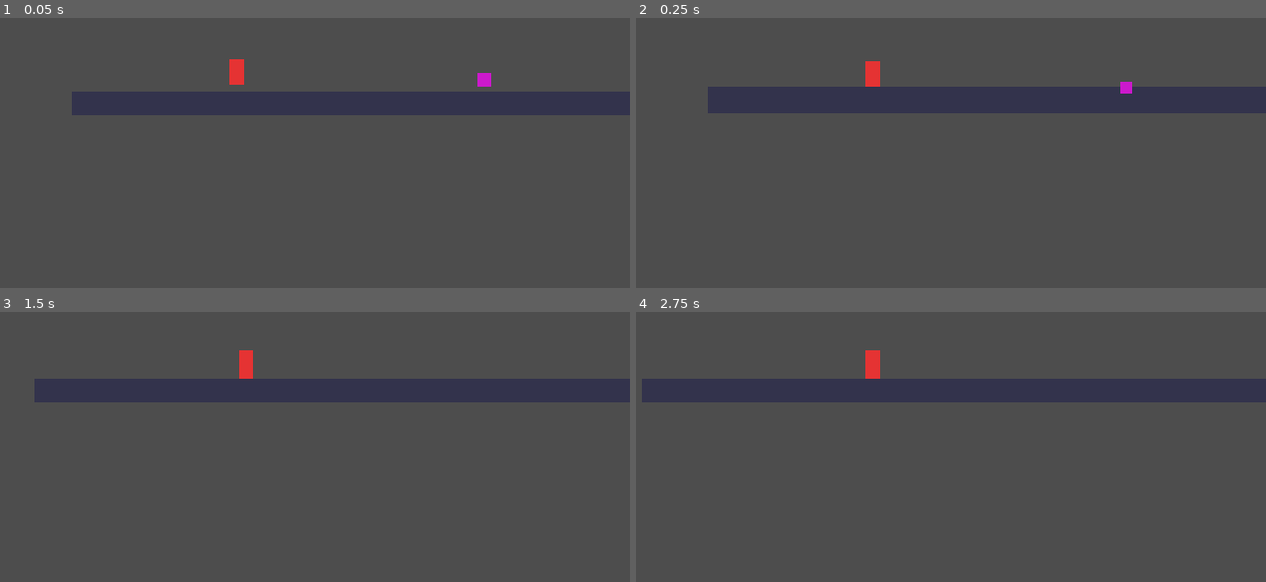
Above: before the commit, frames 1-4 (two rows, left to right).
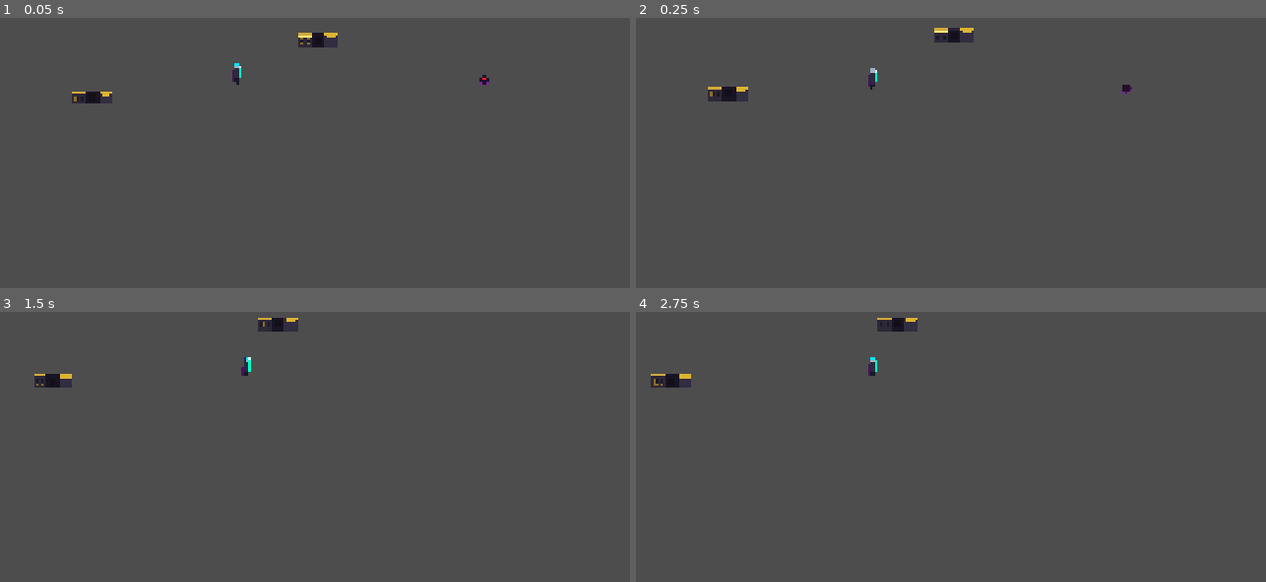
Above: after the commit, the same moments.

Repository: surtr85/WorldOfAzathoth
Game: Godot game, scene res://scenes/main.tscn
The game is run twice, just before and just after one commit, with the same random seed, the same clock (stepped at 60 frames per second) and the same inputs.
Inputs (mouse positions are in pixels of both pictures, inside the frame that each line leads up to):
- Up to frame 1 (0.05 s): no input
- Up to frame 2 (0.25 s): no input
- Up to frame 3 (1.5 s): move the mouse to (409, 341) at 0.52 s; hold Right (move_right) from 0.53 s (still down); click (409, 341) at 0.6 s; tap Up (jump) at 0.77, 1.07 s; tap Shift (dash) at 0.8, 1.35 s; move the mouse to (75, 384) at 1.27 s
- Up to frame 4 (2.75 s): tap Up (jump) at 1.52, 1.55, 1.82, 2.1 s; move the mouse to (outside the picture) at 2.02 s; release Right (move_right) at 2.03 s; hold Left (move_left) from 2.03 s (still down); click (outside the picture) at 2.3 s

The runs differ from the first frame. In frame 1, 8.3% of the frame differs, in the area x 11-100%, y 5-36%; in frame 2, 9.2%; in frame 3, 8.8%; in frame 4, 9.2%, in the area x 0-100%, y 2-34%.

Commit message:
Add Pixel Art SpriteSheets (Player, Enemy, Tileset) and link to animated scenes

Diff:
--- a/scenes/levels/pride_palace/pride_palace.tscn
+++ b/scenes/levels/pride_palace/pride_palace.tscn
@@ -1,30 +1,49 @@
-[gd_scene load_steps=8 format=3 uid="uid://pride_palace_entrance_001"]
+[gd_scene load_steps=12 format=3 uid="uid://pride_palace_entrance_001"]
 
 [ext_resource type="Script" path="res://scripts/systems/door.gd" id="1_door"]
 [ext_resource type="Script" path="res://scripts/systems/dialogue_trigger.gd" id="2_dialogue"]
 [ext_resource type="Script" path="res://scripts/enemies/dreamling.gd" id="3_enemy"]
+[ext_resource type="Texture2D" path="res://assets/sprites/enemies/dreamling_sheet.png" id="4_dreamling_tex"]
+[ext_resource type="Texture2D" path="res://assets/sprites/tilesets/pride_palace_tileset.png" id="5_tileset_tex"]
 
 [sub_resource type="RectangleShape2D" id="1"]
 size = Vector2(2400, 60)
 
 [sub_resource type="RectangleShape2D" id="2"]
-size = Vector2(40, 100)
+size = Vector2(100, 100)
 
-[sub_resource type="Gradient" id="Gradient_ground"]
-colors = PackedColorArray(0.2, 0.2, 0.3, 1, 0.2, 0.2, 0.3, 1)
+[sub_resource type="AtlasTexture" id="AtlasTexture_enemy0"]
+atlas = ExtResource("4_dreamling_tex")
+region = Rect2(0, 0, 32, 32)
 
-[sub_resource type="GradientTexture2D" id="GradientTexture2D_ground"]
-gradient = SubResource("Gradient_ground")
-width = 2400
-height = 60
+[sub_resource type="AtlasTexture" id="AtlasTexture_enemy1"]
+atlas = ExtResource("4_dreamling_tex")
+region = Rect2(32, 0, 32, 32)
 
-[sub_resource type="Gradient" id="Gradient_enemy"]
-colors = PackedColorArray(0.8, 0.1, 0.8, 1, 0.8, 0.1, 0.8, 1)
-
-[sub_resource type="GradientTexture2D" id="GradientTexture2D_enemy"]
-gradient = SubResource("Gradient_enemy")
-width = 32
-height = 32
+[sub_resource type="SpriteFrames" id="SpriteFrames_dreamling"]
+animations = [{
+"frames": [{
+"duration": 1.0,
+"texture": SubResource("AtlasTexture_enemy0")
+}, {
+"duration": 1.0,
+"texture": SubResource("AtlasTexture_enemy1")
+}],
+"loop": true,
+"name": &"idle",
+"speed": 4.0
+}, {
+"frames": [{
+"duration": 1.0,
+"texture": SubResource("AtlasTexture_enemy0")
+}, {
+"duration": 1.0,
+"texture": SubResource("AtlasTexture_enemy1")
+}],
+"loop": true,
+"name": &"run",
+"speed": 6.0
+}]
 
 [node name="PridePalaceEntrance" type="Node2D"]
 
@@ -34,13 +53,21 @@
 position = Vector2(1000, 600)
 
 [node name="Sprite2D" type="Sprite2D" parent="Environment/Ground"]
-texture = SubResource("GradientTexture2D_ground")
+texture = ExtResource("5_tileset_tex")
+region_enabled = true
+region_rect = Rect2(0, 0, 2400, 60)
+region_filter_clip_enabled = true
 
 [node name="CollisionShape2D" type="CollisionShape2D" parent="Environment/Ground"]
 shape = SubResource("1")
 
 [node name="Platform1" type="StaticBody2D" parent="Environment"]
 position = Vector2(400, 480)
+
+[node name="Sprite2D" type="Sprite2D" parent="Environment/Platform1"]
+texture = ExtResource("5_tileset_tex")
+region_enabled = true
+region_rect = Rect2(0, 0, 100, 100)
 
 [node name="CollisionShape2D" type="CollisionShape2D" parent="Environment/Platform1"]
 shape = SubResource("2")
@@ -67,5 +94,7 @@
 position = Vector2(800, 540)
 script = ExtResource("3_enemy")
 
-[node name="Sprite2D" type="Sprite2D" parent="Enemies/Dreamling1"]
-texture = SubResource("GradientTexture2D_enemy")
+[node name="AnimatedSprite2D" type="AnimatedSprite2D" parent="Enemies/Dreamling1"]
+sprite_frames = SubResource("SpriteFrames_dreamling")
+animation = &"idle"
+autoplay = "idle"
--- a/scenes/main.tscn
+++ b/scenes/main.tscn
@@ -1,18 +1,130 @@
-[gd_scene load_steps=6 format=3 uid="uid://main_game_scene_000"]
+[gd_scene load_steps=18 format=3 uid="uid://main_game_scene_000"]
 
 [ext_resource type="Script" path="res://scripts/player/player_controller.gd" id="1_player"]
 [ext_resource type="PackedScene" path="res://scenes/levels/pride_palace/pride_palace.tscn" id="2_level"]
+[ext_resource type="Texture2D" path="res://assets/sprites/player/player_sheet.png" id="3_player_tex"]
 
 [sub_resource type="RectangleShape2D" id="1"]
-size = Vector2(32, 64)
+size = Vector2(24, 48)
 
-[sub_resource type="Gradient" id="Gradient_player"]
-colors = PackedColorArray(0.9, 0.2, 0.2, 1, 0.9, 0.2, 0.2, 1)
+[sub_resource type="AtlasTexture" id="AtlasTexture_idle0"]
+atlas = ExtResource("3_player_tex")
+region = Rect2(0, 0, 32, 64)
 
-[sub_resource type="GradientTexture2D" id="GradientTexture2D_player"]
-gradient = SubResource("Gradient_player")
-width = 32
-height = 64
+[sub_resource type="AtlasTexture" id="AtlasTexture_idle1"]
+atlas = ExtResource("3_player_tex")
+region = Rect2(32, 0, 32, 64)
+
+[sub_resource type="AtlasTexture" id="AtlasTexture_run0"]
+atlas = ExtResource("3_player_tex")
+region = Rect2(0, 0, 32, 64)
+
+[sub_resource type="AtlasTexture" id="AtlasTexture_run1"]
+atlas = ExtResource("3_player_tex")
+region = Rect2(32, 0, 32, 64)
+
+[sub_resource type="AtlasTexture" id="AtlasTexture_run2"]
+atlas = ExtResource("3_player_tex")
+region = Rect2(64, 0, 32, 64)
+
+[sub_resource type="AtlasTexture" id="AtlasTexture_run3"]
+atlas = ExtResource("3_player_tex")
+region = Rect2(96, 0, 32, 64)
+
+[sub_resource type="AtlasTexture" id="AtlasTexture_jump"]
+atlas = ExtResource("3_player_tex")
+region = Rect2(64, 0, 32, 64)
+
+[sub_resource type="AtlasTexture" id="AtlasTexture_fall"]
+atlas = ExtResource("3_player_tex")
+region = Rect2(96, 0, 32, 64)
+
+[sub_resource type="AtlasTexture" id="AtlasTexture_dash"]
+atlas = ExtResource("3_player_tex")
+region = Rect2(64, 0, 32, 64)
+
+[sub_resource type="AtlasTexture" id="AtlasTexture_attack"]
+atlas = ExtResource("3_player_tex")
+region = Rect2(96, 0, 32, 64)
+
+[sub_resource type="SpriteFrames" id="SpriteFrames_player"]
+animations = [{
+"frames": [{
+"duration": 1.0,
+"texture": SubResource("AtlasTexture_idle0")
+}, {
+"duration": 1.0,
+"texture": SubResource("AtlasTexture_idle1")
+}],
+"loop": true,
+"name": &"idle",
+"speed": 3.0
+}, {
+"frames": [{
+"duration": 1.0,
+"texture": SubResource("AtlasTexture_run0")
+}, {
+"duration": 1.0,
+"texture": SubResource("AtlasTexture_run1")
+}, {
+"duration": 1.0,
+"texture": SubResource("AtlasTexture_run2")
+}, {
+"duration": 1.0,
+"texture": SubResource("AtlasTexture_run3")
+}],
+"loop": true,
+"name": &"run",
+"speed": 8.0
+}, {
+"frames": [{
+"duration": 1.0,
+"texture": SubResource("AtlasTexture_jump")
+}],
+"loop": true,
+"name": &"jump",
+"speed": 5.0
+}, {
+"frames": [{
+"duration": 1.0,
+"texture": SubResource("AtlasTexture_fall")
+}],
+"loop": true,
+"name": &"fall",
+"speed": 5.0
+}, {
+"frames": [{
+"duration": 1.0,
+"texture": SubResource("AtlasTexture_dash")
+}],
+"loop": true,
+"name": &"dash",
+"speed": 5.0
+}, {
+"frames": [{
+"duration": 1.0,
+"texture": SubResource("AtlasTexture_attack")
+}],
+"loop": false,
+"name": &"attack_0",
+"speed": 10.0
+}, {
+"frames": [{
+"duration": 1.0,
+"texture": SubResource("AtlasTexture_attack")
+}],
+"loop": false,
+"name": &"attack_1",
+"speed": 10.0
+}, {
+"frames": [{
+"duration": 1.0,
+"texture": SubResource("AtlasTexture_attack")
+}],
+"loop": false,
+"name": &"attack_2",
+"speed": 10.0
+}]
 
 [node name="MainGame" type="Node2D"]
 
@@ -24,8 +136,10 @@
 position = Vector2(200, 520)
 script = ExtResource("1_player")
 
-[node name="Sprite2D" type="Sprite2D" parent="Player"]
-texture = SubResource("GradientTexture2D_player")
+[node name="AnimatedSprite2D" type="AnimatedSprite2D" parent="Player"]
+sprite_frames = SubResource("SpriteFrames_player")
+animation = &"idle"
+autoplay = "idle"
 
 [node name="CollisionShape2D" type="CollisionShape2D" parent="Player"]
 shape = SubResource("1")
Binary file added: assets/sprites/enemies/dreamling_sheet.png
Not shown, added: assets/sprites/enemies/dreamling_sheet.png.import
Binary file added: assets/sprites/enemies/mirror_husk_sheet.png
Not shown, added: assets/sprites/enemies/mirror_husk_sheet.png.import
Binary file added: assets/sprites/player/player_sheet.png
Not shown, added: assets/sprites/player/player_sheet.png.import
Binary file added: assets/sprites/tilesets/pride_palace_tileset.png
Not shown, added: assets/sprites/tilesets/pride_palace_tileset.png.import
Not shown, added: generate_assets.py
